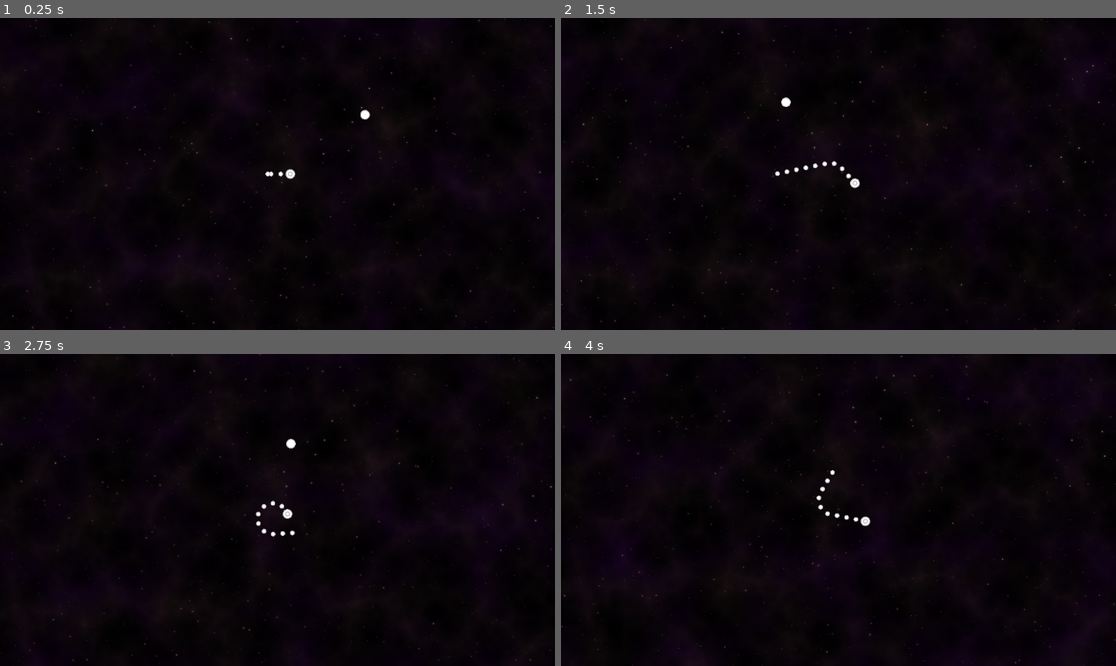
Above: before the commit, frames 1-4 (two rows, left to right).
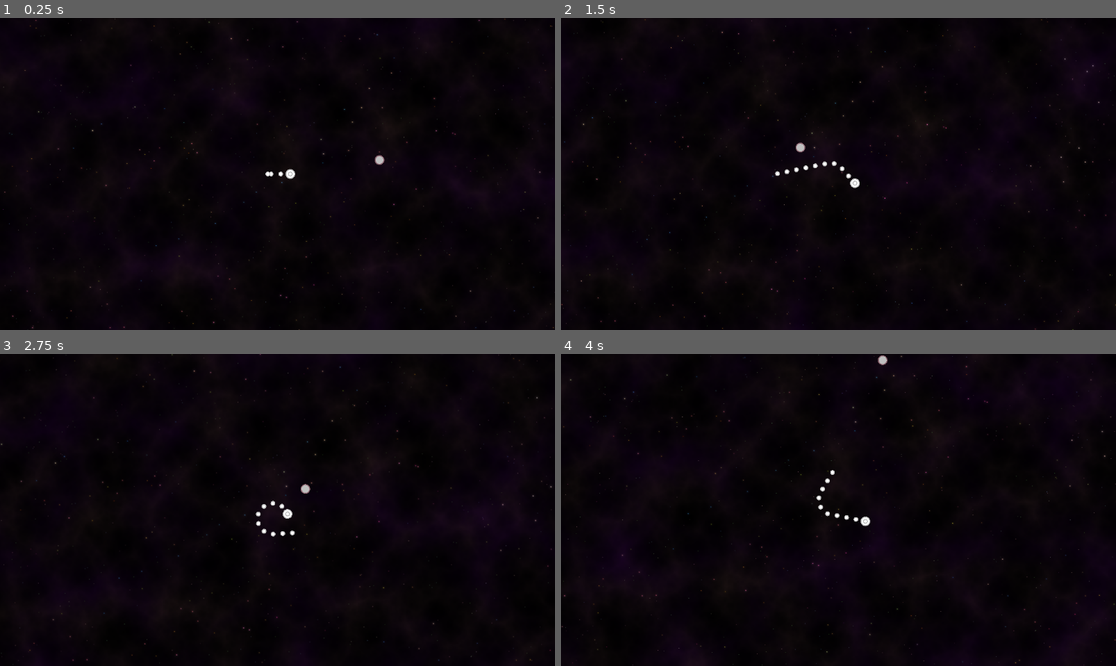
Above: after the commit, the same moments.

Repository: i8atwinkie/snake-in-space
Game: Godot game, scene res://scenes/GameScene.tscn
The game is run twice, just before and just after one commit, with the same random seed, the same clock (stepped at 60 frames per second) and the same inputs.
Inputs (mouse positions are in pixels of both pictures, inside the frame that each line leads up to):
- Up to frame 1 (0.25 s): no input
- Up to frame 2 (1.5 s): tap Enter at 0.5 s; move the mouse to (960, 158) at 0.52 s; hold Right (ui_right) 0.53-1.28 s; tap Space (ui_select) at 0.77 s; move the mouse to (727, 189) at 1.27 s; hold Down (ui_down) from 1.28 s (still down)
- Up to frame 3 (2.75 s): tap Space (ui_select) at 1.52 s; move the mouse to (333, 441) at 2.02 s; release Down (ui_down) at 2.03 s; hold Right (ui_right) from 2.03 s (still down)
- Up to frame 4 (4 s): move the mouse to (810, 572) at 2.77 s; release Right (ui_right) at 2.78 s; hold Up (ui_up) 2.78-3.53 s; tap Space (ui_select) at 3.02, 3.77 s; move the mouse to (1005, 556) at 3.52 s; hold Left (ui_left) from 3.53 s (still down)

The runs differ from the first frame. In frame 1, less than 0.1% of the frame differs, in the area x 64-70%, y 29-48%; in frame 2, less than 0.1%; in frame 3, less than 0.1%; in frame 4, less than 0.1%.

Commit message:
Setup hurtbox signals on asteroid so that it can be destroyed

Diff:
--- a/components/hitpoints.gd
+++ b/components/hitpoints.gd
@@ -17,21 +17,17 @@
 		if current_hitpoints <= 0:
 			emit_signal("hitpoints_depleted")
 
-func damage(amount) -> bool:
+func damage(amount: int = 1) -> bool:
 	if vulnerable:
 		current_hitpoints -= amount
 		emit_signal("damaged", amount)
 		return true
 	return false
 
-func heal(amount) -> int:
+func heal(amount: int = 1) -> int:
 	var old_hitpoints = current_hitpoints
 	current_hitpoints += amount
 	if current_hitpoints > old_hitpoints:
 		emit_signal("healed", current_hitpoints - old_hitpoints)
 		return current_hitpoints - old_hitpoints
 	return 0
-
-func _on_hurtbox_area_entered(area: Area2D) -> void:
-	# damage(area.damage)
-	print("owie")
--- a/components/hurtbox.gd
+++ b/components/hurtbox.gd
@@ -7,6 +7,7 @@
 func _ready() -> void:
 	connect("area_entered", func(area: Area2D) -> void:
 		var hitbox = area as Hitbox
-		if hitbox.faction != faction:
-			emit_signal("hurt", hitbox.damage)
+		if hitbox != null:
+			if hitbox.faction != faction:
+				emit_signal("hurt", hitbox.damage)
 	)
--- a/components/velocity.gd
+++ b/components/velocity.gd
@@ -4,5 +4,9 @@
 
 var velocity: Vector2 = Vector2.ZERO
 
+func _ready() -> void:
+	if actor_node == null:
+		actor_node = get_parent()
+
 func _physics_process(delta: float) -> void:
 	actor_node.position += velocity * delta
--- a/scenes/GameScene.tscn
+++ b/scenes/GameScene.tscn
@@ -1,14 +1,9 @@
-[gd_scene load_steps=19 format=3 uid="uid://bb5q7rtcn5u40"]
+[gd_scene load_steps=11 format=3 uid="uid://bb5q7rtcn5u40"]
 
-[ext_resource type="Script" uid="uid://ckec81pnlu2bk" path="res://scenes/player/player.gd" id="1_vijgj"]
 [ext_resource type="Texture2D" uid="uid://dkgg18kwqgglj" path="res://assets/spr_stars01.png" id="1_yrli1"]
 [ext_resource type="Texture2D" uid="uid://babukqfb0pncj" path="res://assets/spr_stars02.png" id="2_j40tv"]
-[ext_resource type="Script" uid="uid://dhqtiio6c2m0r" path="res://scenes/player/segment_controller.gd" id="2_pynjx"]
-[ext_resource type="PackedScene" uid="uid://c6cnx12gwbmml" path="res://scenes/player/PlayerSegment.tscn" id="3_vijgj"]
-[ext_resource type="Script" uid="uid://bnjax6vkgcxff" path="res://components/draw_circle.gd" id="4_j40tv"]
-[ext_resource type="Script" uid="uid://d4nxxxgfwwoxa" path="res://components/hitbox.gd" id="6_w22tq"]
-[ext_resource type="Script" uid="uid://4dljeppkia0f" path="res://components/hurtbox.gd" id="7_e8rlm"]
-[ext_resource type="Script" uid="uid://c07mti8554a3y" path="res://components/hitpoints.gd" id="8_qitmq"]
+[ext_resource type="PackedScene" uid="uid://cc2mn5vgf6mn2" path="res://scenes/player/player.tscn" id="3_18ig4"]
+[ext_resource type="PackedScene" uid="uid://td8vdaehkavb" path="res://scenes/enemies/Asteroid.tscn" id="10_yrli1"]
 
 [sub_resource type="Gradient" id="Gradient_yrli1"]
 colors = PackedColorArray(0, 0, 0, 0, 0.9098039, 0.60784316, 0.5882353, 0.1254902)
@@ -37,12 +32,6 @@
 noise = SubResource("FastNoiseLite_pynjx")
 color_ramp = SubResource("Gradient_pynjx")
 seamless = true
-
-[sub_resource type="CircleShape2D" id="CircleShape2D_f24su"]
-
-[sub_resource type="CircleShape2D" id="CircleShape2D_1kil2"]
-
-[sub_resource type="CircleShape2D" id="CircleShape2D_5cvvu"]
 
 [node name="Game" type="Node2D"]
 
@@ -85,58 +74,8 @@
 offset_bottom = 40.0
 texture = SubResource("NoiseTexture2D_yrli1")
 
-[node name="Player" type="CharacterBody2D" parent="."]
+[node name="Player" parent="." instance=ExtResource("3_18ig4")]
 position = Vector2(362, 382)
-script = ExtResource("1_vijgj")
 
-[node name="Camera2D" type="Camera2D" parent="Player"]
-position_smoothing_enabled = true
-
-[node name="CollisionShape2D" type="CollisionShape2D" parent="Player"]
-shape = SubResource("CircleShape2D_f24su")
-
-[node name="HeadSprite" type="Node2D" parent="Player"]
-script = ExtResource("4_j40tv")
-
-[node name="Segments" type="Node2D" parent="Player"]
-script = ExtResource("2_pynjx")
-segment_scene = ExtResource("3_vijgj")
-
-[node name="Hitbox" type="Area2D" parent="Player"]
-process_mode = 4
-visible = false
-collision_layer = 2
-collision_mask = 4
-script = ExtResource("6_w22tq")
-damage = null
-faction = null
-
-[node name="CollisionShape2D" type="CollisionShape2D" parent="Player/Hitbox"]
-shape = SubResource("CircleShape2D_1kil2")
-debug_color = Color(0.9999381, 0, 0.11174735, 0.41960785)
-
-[node name="Hurtbox" type="Area2D" parent="Player"]
-collision_layer = 2
-collision_mask = 4
-script = ExtResource("7_e8rlm")
-
-[node name="CollisionShape2D" type="CollisionShape2D" parent="Player/Hurtbox"]
-shape = SubResource("CircleShape2D_1kil2")
-
-[node name="Hitpoints" type="Node" parent="Player"]
-script = ExtResource("8_qitmq")
-
-[node name="Hitbox" type="Area2D" parent="."]
-position = Vector2(567, 259)
-collision_layer = 4
-collision_mask = 2
-
-[node name="Circle" type="Node2D" parent="Hitbox"]
-script = ExtResource("4_j40tv")
-metadata/_custom_type_script = "uid://bnjax6vkgcxff"
-
-[node name="CollisionShape2D" type="CollisionShape2D" parent="Hitbox"]
-shape = SubResource("CircleShape2D_5cvvu")
-debug_color = Color(0.99352473, 0, 0.2431364, 0.41960785)
-
-[connection signal="area_entered" from="Player/Hurtbox" to="Player/Hitpoints" method="_on_hurtbox_area_entered"]
+[node name="Asteroid" parent="." instance=ExtResource("10_yrli1")]
+position = Vector2(597, 353)
--- a/scenes/enemies/Asteroid.tscn
+++ b/scenes/enemies/Asteroid.tscn
@@ -26,13 +26,17 @@
 
 [node name="Hitbox" type="Area2D" parent="."]
 script = ExtResource("1_xg3hh")
+faction = 1
 metadata/_custom_type_script = "uid://d4nxxxgfwwoxa"
 
 [node name="CollisionShape2D" type="CollisionShape2D" parent="Hitbox"]
 shape = SubResource("CircleShape2D_i54fv")
 
 [node name="Hurtbox" type="Area2D" parent="."]
+collision_layer = 4
+collision_mask = 2
 script = ExtResource("2_q55dv")
+faction = 1
 metadata/_custom_type_script = "uid://4dljeppkia0f"
 
 [node name="CollisionShape2D" type="CollisionShape2D" parent="Hurtbox"]
--- /dev/null
+++ b/scenes/player/player.tscn
@@ -0,0 +1,49 @@
+[gd_scene load_steps=10 format=3 uid="uid://cc2mn5vgf6mn2"]
+
+[ext_resource type="Script" uid="uid://ckec81pnlu2bk" path="res://scenes/player/player.gd" id="1_0owmy"]
+[ext_resource type="Script" uid="uid://bnjax6vkgcxff" path="res://components/draw_circle.gd" id="2_qek5x"]
+[ext_resource type="Script" uid="uid://dhqtiio6c2m0r" path="res://scenes/player/segment_controller.gd" id="3_5gtgg"]
+[ext_resource type="PackedScene" uid="uid://c6cnx12gwbmml" path="res://scenes/player/PlayerSegment.tscn" id="4_h17s1"]
+[ext_resource type="Script" uid="uid://d4nxxxgfwwoxa" path="res://components/hitbox.gd" id="5_je7p5"]
+[ext_resource type="Script" uid="uid://4dljeppkia0f" path="res://components/hurtbox.gd" id="6_fm80t"]
+[ext_resource type="Script" uid="uid://c07mti8554a3y" path="res://components/hitpoints.gd" id="7_gx1jg"]
+
+[sub_resource type="CircleShape2D" id="CircleShape2D_f24su"]
+
+[sub_resource type="CircleShape2D" id="CircleShape2D_1kil2"]
+
+[node name="Player" type="CharacterBody2D"]
+script = ExtResource("1_0owmy")
+
+[node name="Camera2D" type="Camera2D" parent="."]
+position_smoothing_enabled = true
+
+[node name="CollisionShape2D" type="CollisionShape2D" parent="."]
+shape = SubResource("CircleShape2D_f24su")
+
+[node name="HeadSprite" type="Node2D" parent="."]
+script = ExtResource("2_qek5x")
+
+[node name="Segments" type="Node2D" parent="."]
+script = ExtResource("3_5gtgg")
+segment_scene = ExtResource("4_h17s1")
+
+[node name="Hitbox" type="Area2D" parent="."]
+collision_layer = 2
+collision_mask = 4
+script = ExtResource("5_je7p5")
+
+[node name="CollisionShape2D" type="CollisionShape2D" parent="Hitbox"]
+shape = SubResource("CircleShape2D_1kil2")
+debug_color = Color(0.9999381, 0, 0.11174735, 0.41960785)
+
+[node name="Hurtbox" type="Area2D" parent="."]
+collision_layer = 2
+collision_mask = 4
+script = ExtResource("6_fm80t")
+
+[node name="CollisionShape2D" type="CollisionShape2D" parent="Hurtbox"]
+shape = SubResource("CircleShape2D_1kil2")
+
+[node name="Hitpoints" type="Node" parent="."]
+script = ExtResource("7_gx1jg")
